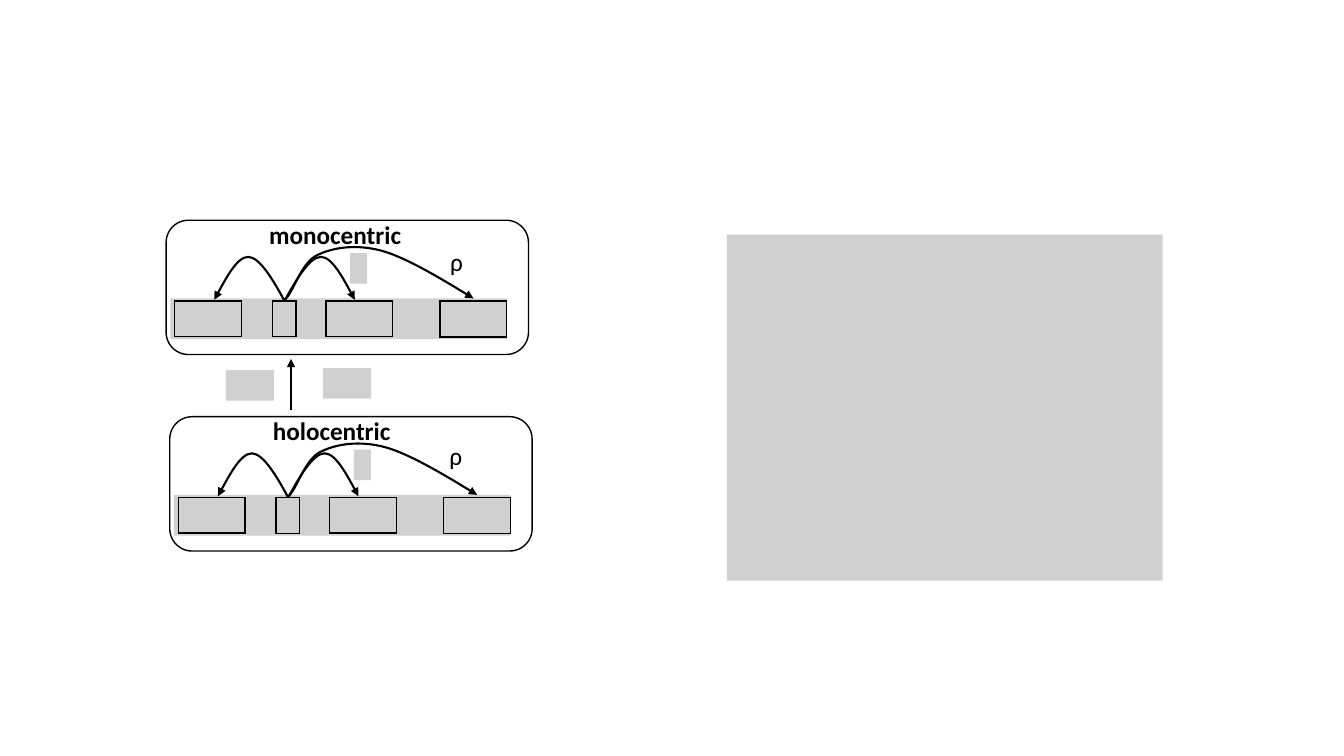
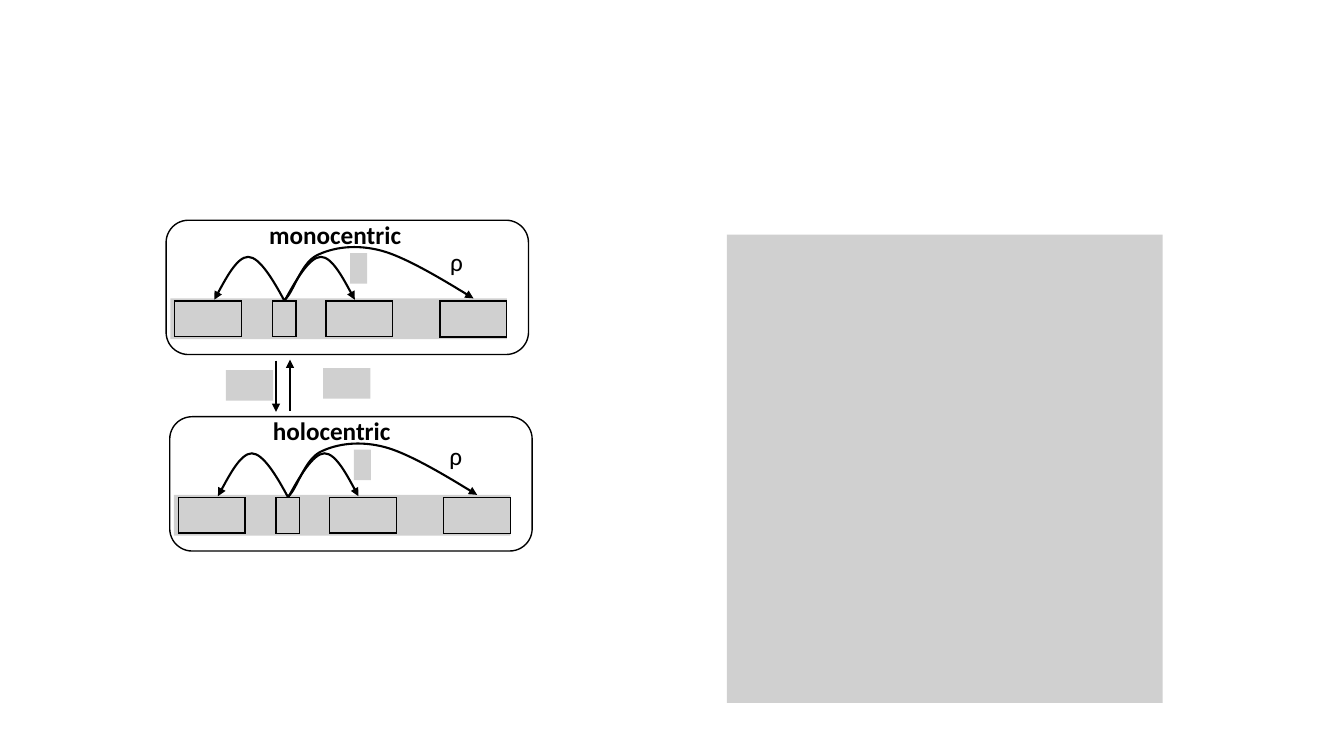
Before and after one commit to coleoguy/holocentric, a slide deck: slide 1 of figures/Supp.fig2.pptx. Drawn at 1344x756 pixels with LibreOffice and Linux fonts; fonts in the diff are those of the drawing; grey boxes stand for pictures; background and template pictures are left out. Boxes give left, top, right and bottom in pixels: in the first picture for what was removed or moved away, otherwise in the second. Text is boxed around its words. In the diff, an @@ line names an element or a change of style, - is before the commit and + after.

```diff
--- a/figures/Supp.fig2.pptx
+++ b/figures/Supp.fig2.pptx
@@ picture: place and size @@
-picture at <box>727,235,1163,581</box>
+picture at <box>727,235,1163,703</box>
@@ arrow added from (276, 361) to (276, 412), #000000 1.5 pt @@
```
Also in this commit, not shown: 12 other files.
